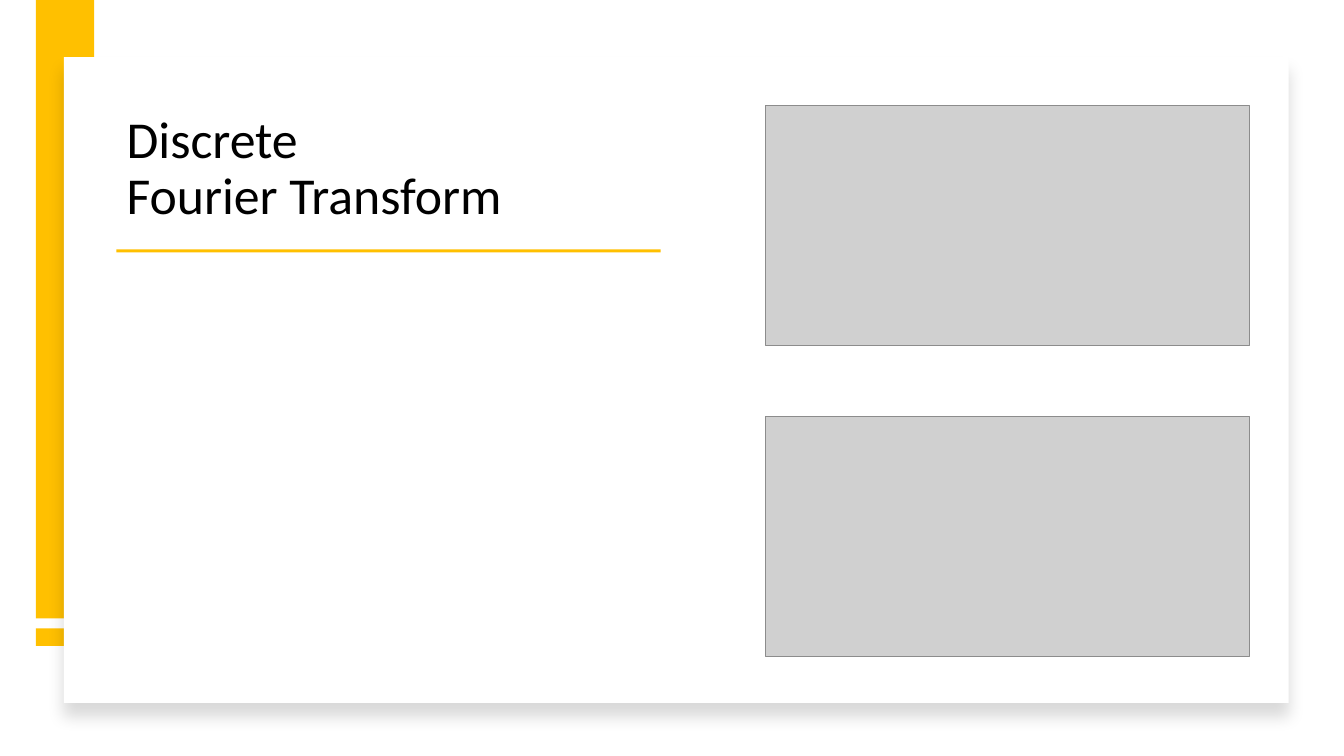
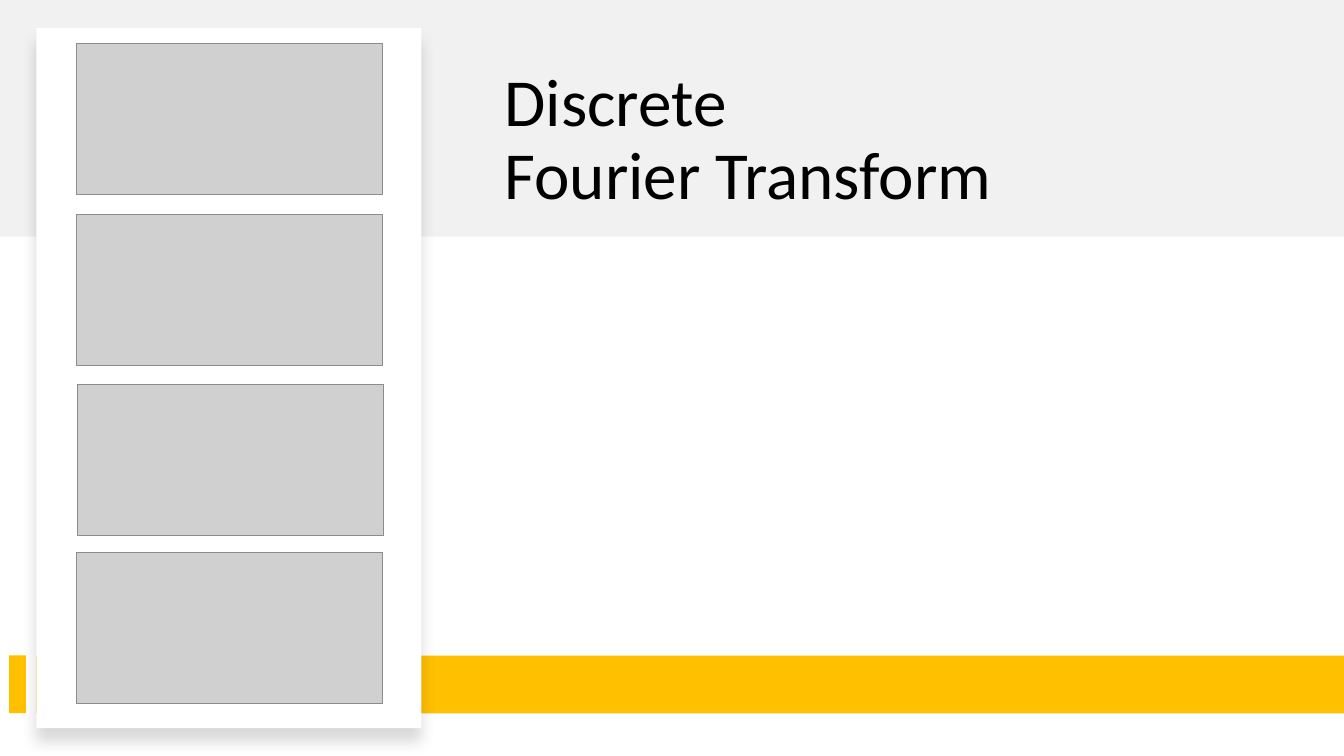
Before and after one commit to Sibeng32/Saban-Caliskan-Fourier-Analysis, a slide deck: slide 3 of Verbeterde Powerpoint Fourier Analysis.pptx. Drawn at 1344x756 pixels with LibreOffice and Linux fonts; fonts in the diff are those of the drawing; grey boxes stand for pictures. Boxes give left, top, right and bottom in pixels: in the first picture for what was removed or moved away, otherwise in the second. Text is boxed around its words. In the diff, an @@ line names an element or a change of style, - is before the commit and + after.

```diff
--- a/Verbeterde Powerpoint Fourier Analysis.pptx
+++ b/Verbeterde Powerpoint Fourier Analysis.pptx
@@ rectangle added at [0,0,1344,237], fill #D9D9D9 at 35% opacity @@
@@ rectangle: place and size @@
-rectangle at [64,57,1289,704]
+rectangle at [36,28,421,729]
@@ rectangle removed at [36,1,94,619] @@
@@ picture added at [77,43,383,195] @@
@@ title "Discrete Fourier Transform": place and size @@
-title "Discrete Fourier Transform" at [127,122,501,215]
+title "Discrete Fourier Transform" at [505,79,991,200]
@@ title "Discrete Fourier Transform" at [505,79,991,200]: size 37 to 48 pt @@
@@ picture removed at [766,106,1250,346] @@
@@ picture: place and size @@
-picture at [766,416,1250,656]
+picture at [77,215,383,366]
@@ rectangle removed at [116,250,660,253] @@
@@ picture added at [78,384,384,535] @@
@@ picture added at [77,553,383,704] @@
@@ rectangle removed at [36,628,95,645] @@
@@ rectangle added at [9,656,26,714], fill #FFC000 @@
@@ rectangle added at [36,655,1344,713], fill #FFC000 @@
```
Also in this commit, not shown: 6 other slides changed, 3 other files.
